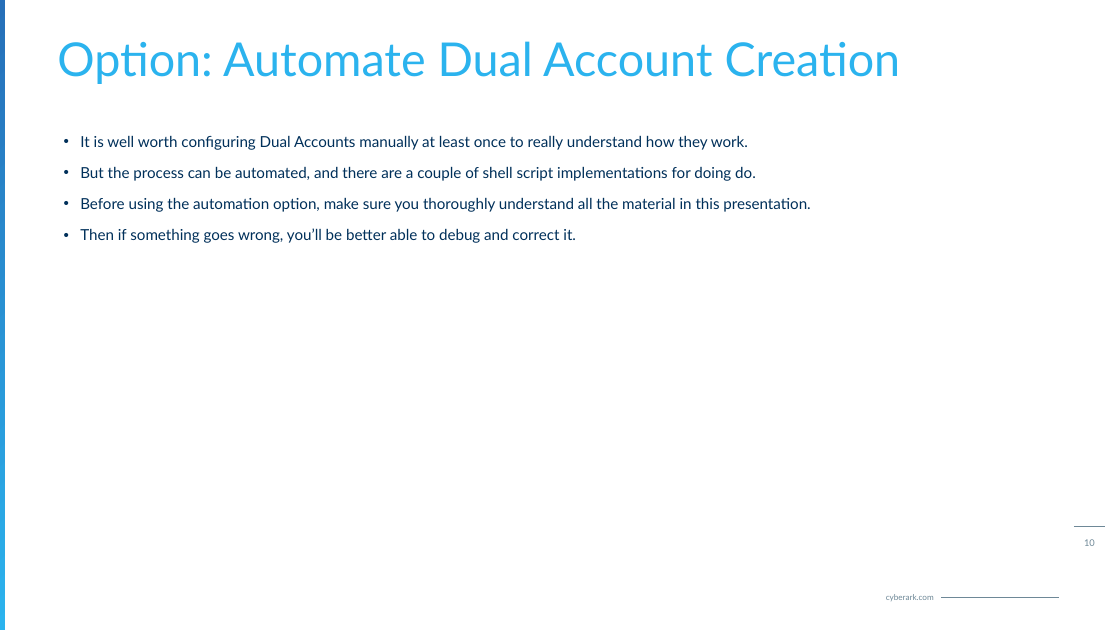
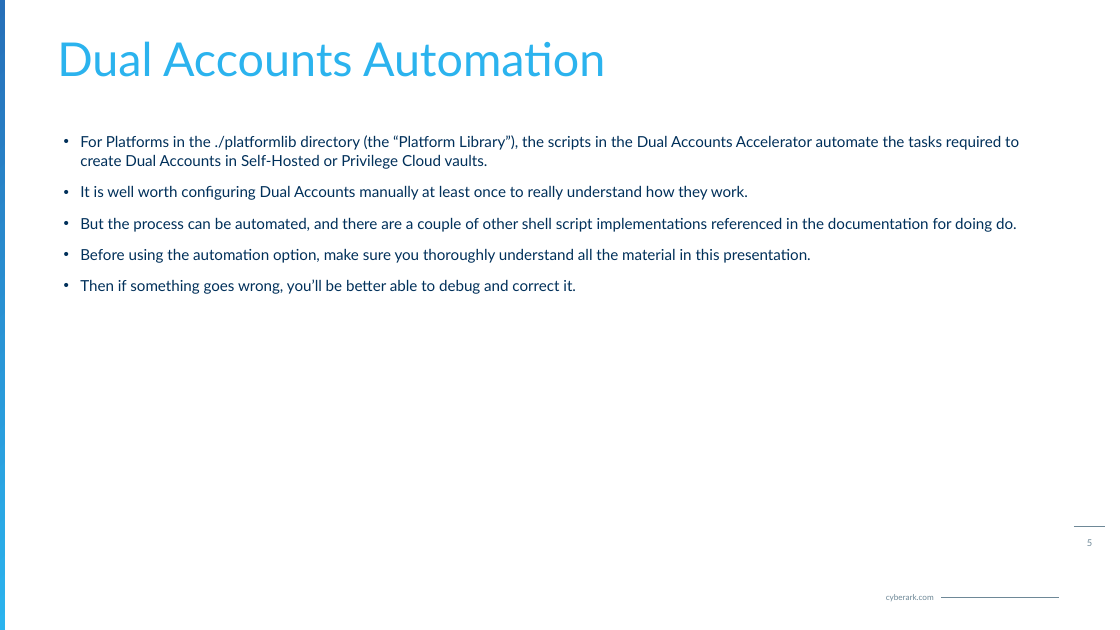
Before and after one commit to conjurdemos/Accelerator-DualAccounts, a slide deck: slide 5 of DualAccounts-Explained-230814JH.pptx (slide 10 before the commit). Drawn at 1120x630 pixels with LibreOffice and Linux fonts; fonts in the diff are those of the drawing; background and template pictures are left out. Boxes give left, top, right and bottom in pixels: in the first picture for what was removed or moved away, otherwise in the second. Text is boxed around its words. In the diff, an @@ line names an element or a change of style, - is before the commit and + after.

```diff
--- a/DualAccounts-Explained-230814JH.pptx
+++ b/DualAccounts-Explained-230814JH.pptx
@@ title at [57, 41, 605, 77]: text changed @@
-Option: Automate Dual Account Creation
+Dual Accounts Automation
@@ text at [80, 135, 1019, 169]: paragraph added @@
+• For Platforms in the ./platformlib directory (the “Platform Library”), the scripts in the Dual Accounts Accelerator automate the tasks required to create Dual Accounts in Self-Hosted or Privilege Cloud vaults.
@@ text at [80, 217, 1017, 232]: text changed @@
-• But the process can be automated, and there are a couple of shell script implementations for doing do.
+• But the process can be automated, and there are a couple of other shell script implementations referenced in the documentation for doing do.
@@ page number at [1087, 539, 1092, 546]: text changed @@
-10
+5
```
Also in this commit, not shown: 6 other files.
